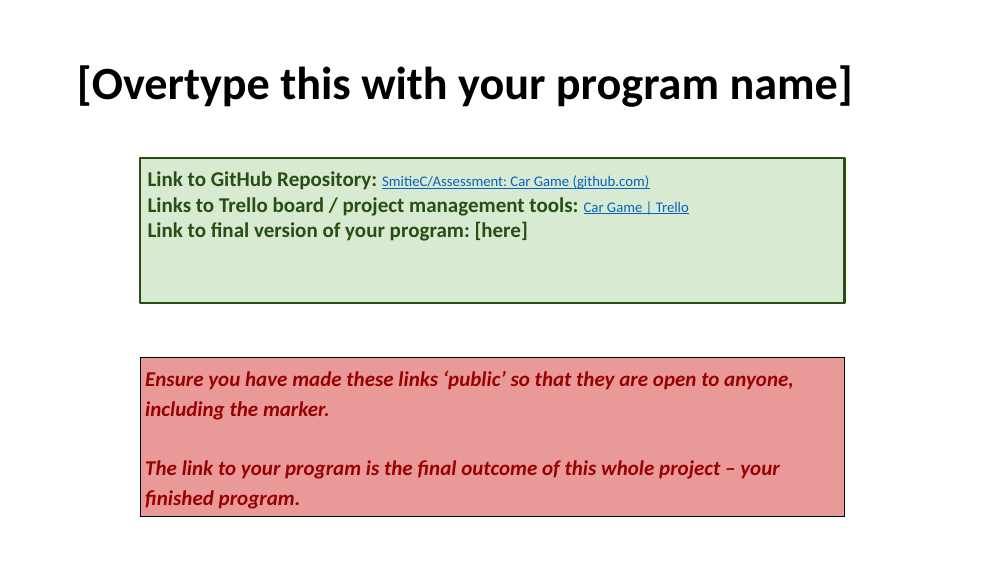
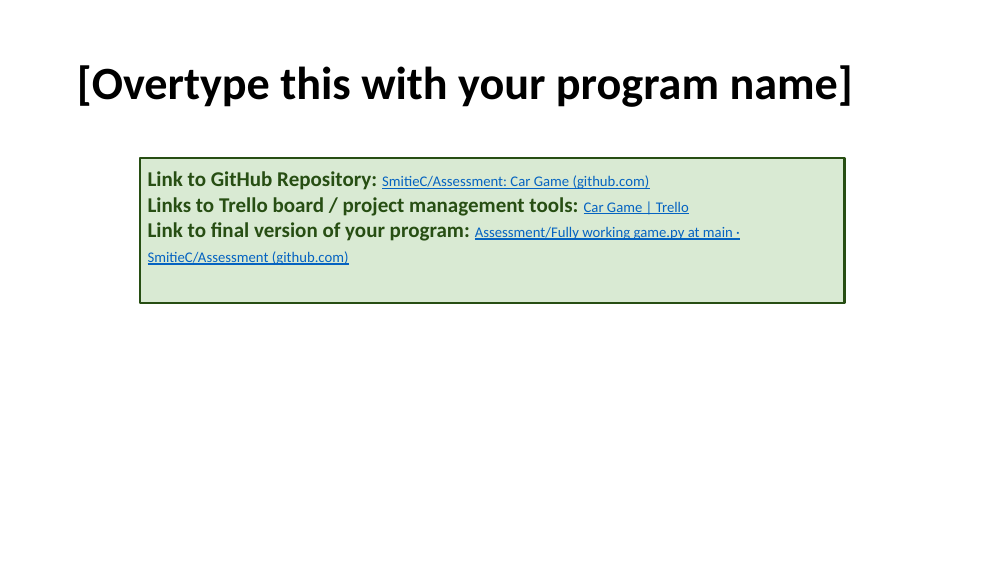
Before and after one commit to SmitieC/Assessment, a slide deck: slide 2 of 3.7 and 3.8 Documentation Template (1).pptx. Drawn at 1008x567 pixels with LibreOffice and Linux fonts; fonts in the diff are those of the drawing. Boxes give left, top, right and bottom in pixels: in the first picture for what was removed or moved away, otherwise in the second. Text is boxed around its words. In the diff, an @@ line names an element or a change of style, - is before the commit and + after.

```diff
--- a/3.7 and 3.8 Documentation Template (1).pptx
+++ b/3.7 and 3.8 Documentation Template (1).pptx
@@ text in rectangle at bbox=[148, 222, 733, 265]: text changed; size 20 to 14 pt; text colour #274E13 to #0563C1; bold off @@
-Link to final version of your program: [here]
+Link to final version of your program: Assessment/Fully working game.py at main · SmitieC/Assessment (github.com)
@@ table removed at bbox=[140, 358, 845, 513], 1 rows, 1 columns @@
-Ensure you have made these links ‘public’ so that they are open to anyone, including the marker. / The link to your program is the final outcome of this whole project – your finished program.
```
Also in this commit, not shown: 3 other files.
